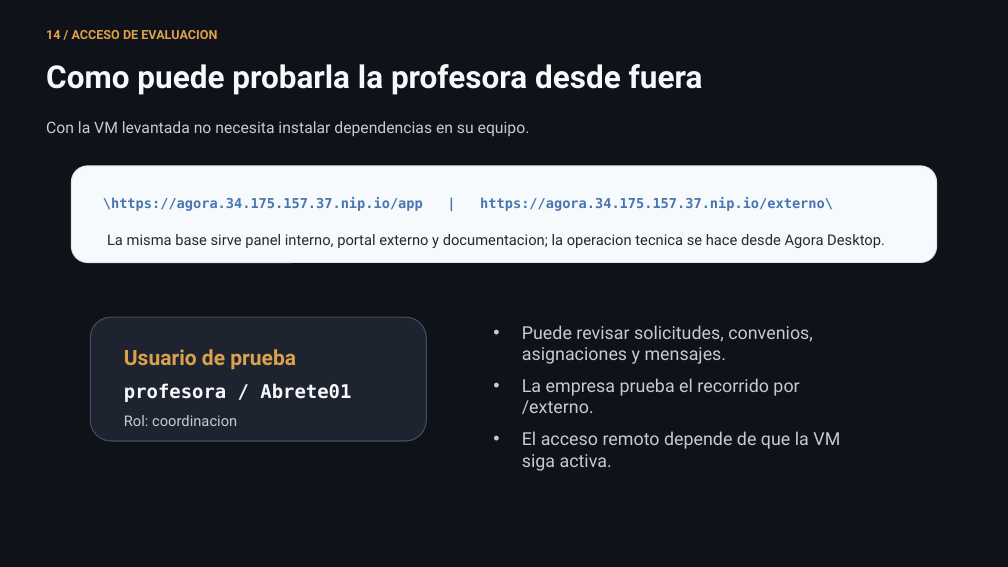
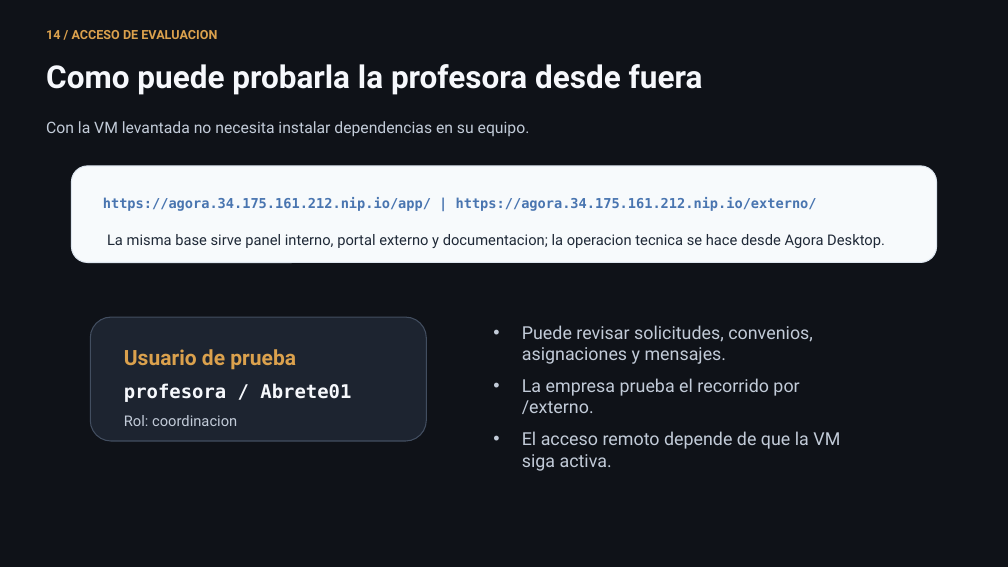
Before and after one commit to lmendez861/TFG-Agora, a slide deck: slide 15 of docs/presentacion-defensa-final.pptx. Drawn at 1008x567 pixels with LibreOffice and Linux fonts; fonts in the diff are those of the drawing. Boxes give left, top, right and bottom in pixels: in the first picture for what was removed or moved away, otherwise in the second. Text is boxed around its words. In the diff, an @@ line names an element or a change of style, - is before the commit and + after.

```diff
--- a/docs/presentacion-defensa-final.pptx
+++ b/docs/presentacion-defensa-final.pptx
@@ text at (103,197,817,211): text changed @@
-\https://agora.34.175.157.37.nip.io/app | https://agora.34.175.157.37.nip.io/externo\
+https://agora.34.175.161.212.nip.io/app/ | https://agora.34.175.161.212.nip.io/externo/
```
Also in this commit, not shown: 1 other slide changed, 1 other file.
